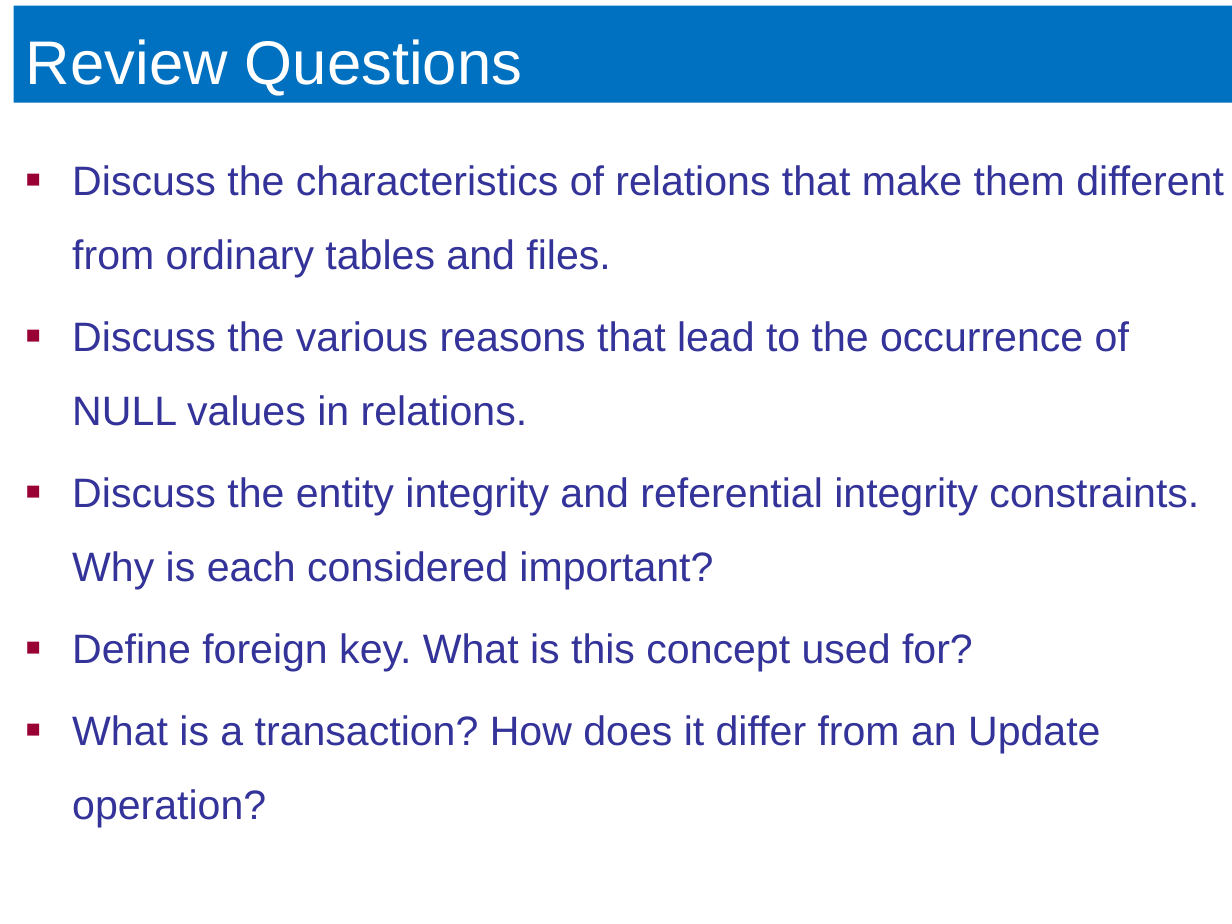
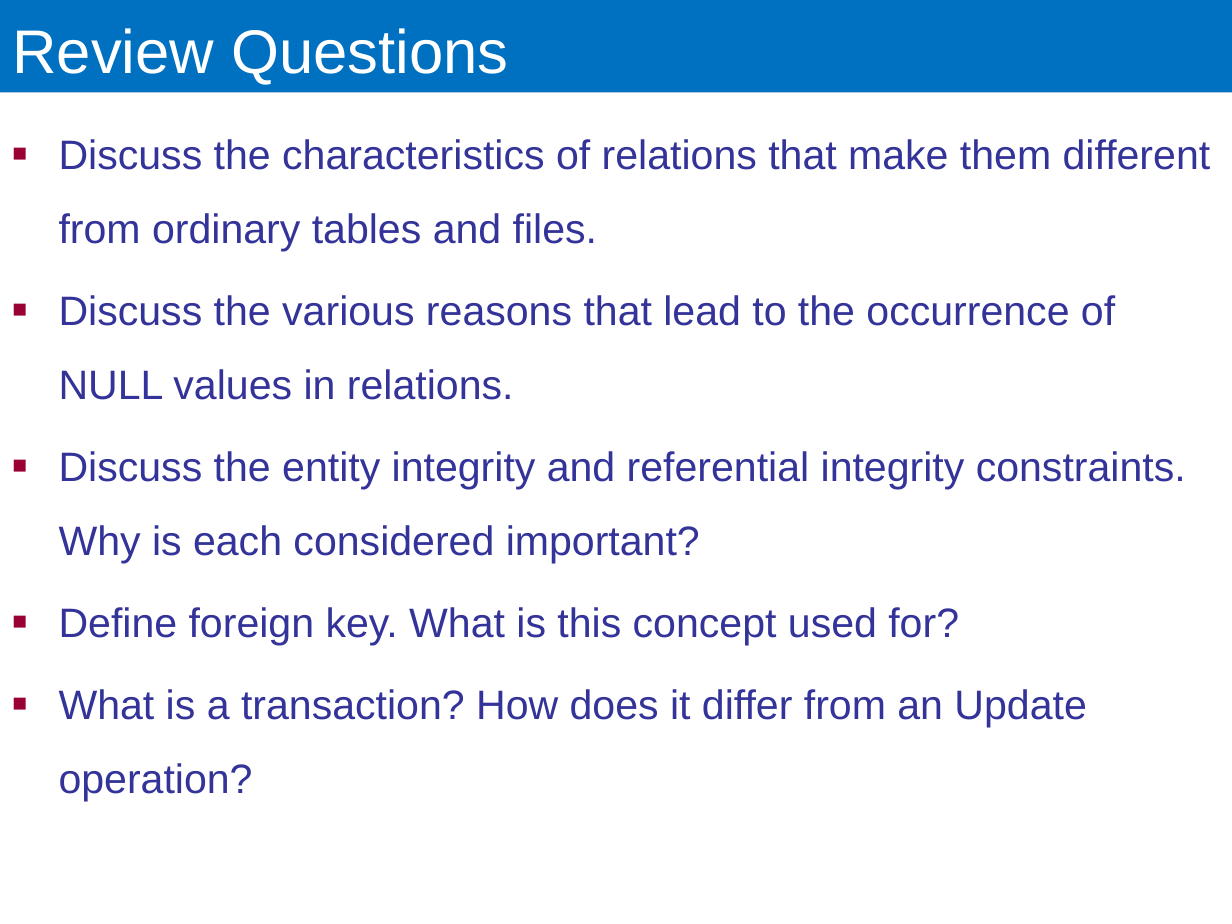
Before and after one commit to ECEG4191/Lecture-Slides, a slide deck: slide 61 of 2. Relational Model.pptx (slide 65 before the commit). Drawn at 1232x924 pixels with LibreOffice and Linux fonts; fonts in the diff are those of the drawing. Boxes give left, top, right and bottom in pixels: in the first picture for what was removed or moved away, otherwise in the second. Text is boxed around its words. In the diff, an @@ line names an element or a change of style, - is before the commit and + after.

```diff
--- a/2. Relational Model.pptx
+++ b/2. Relational Model.pptx
@@ title "Review Questions": place and size @@
-title "Review Questions" at [14, 6, 1232, 103]
+title "Review Questions" at [0, 0, 1232, 92]
@@ text "Discuss the characteristics of relations ...": place and size @@
-text "Discuss the characteristics of relations ..." at [72, 165, 1224, 827]
+text "Discuss the characteristics of relations ..." at [59, 139, 1211, 801]
```
Also in this commit, not shown: 13 other slides changed, 4 slides removed, 1 other file.
